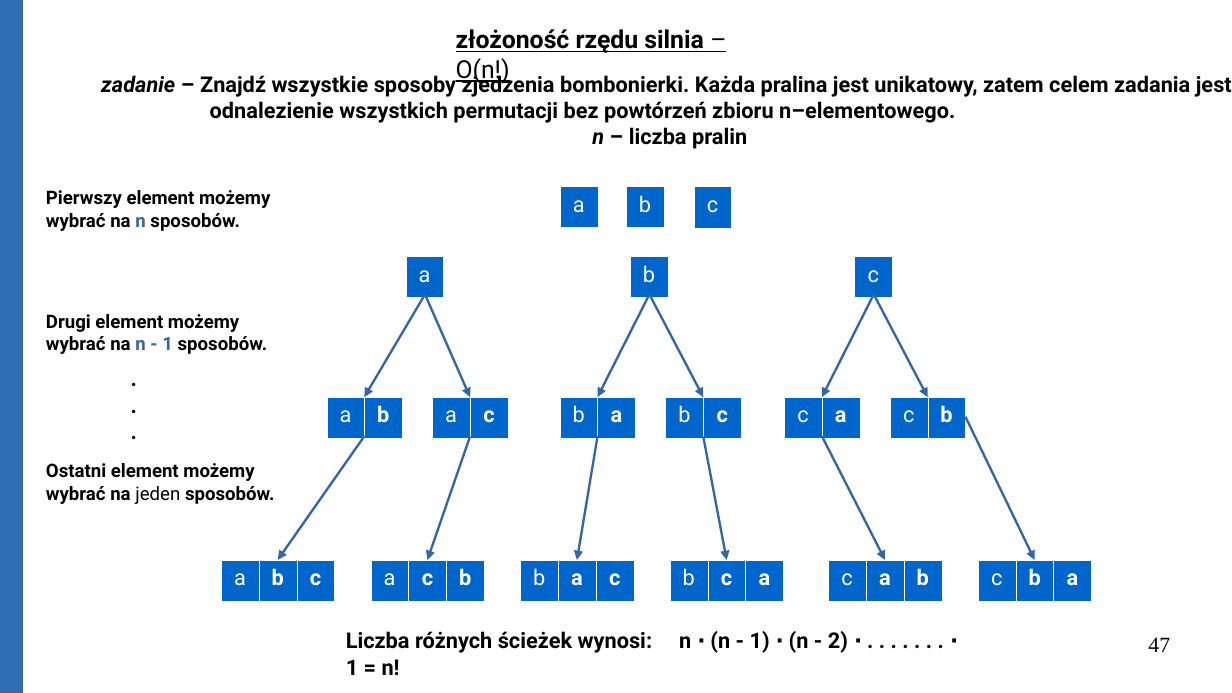
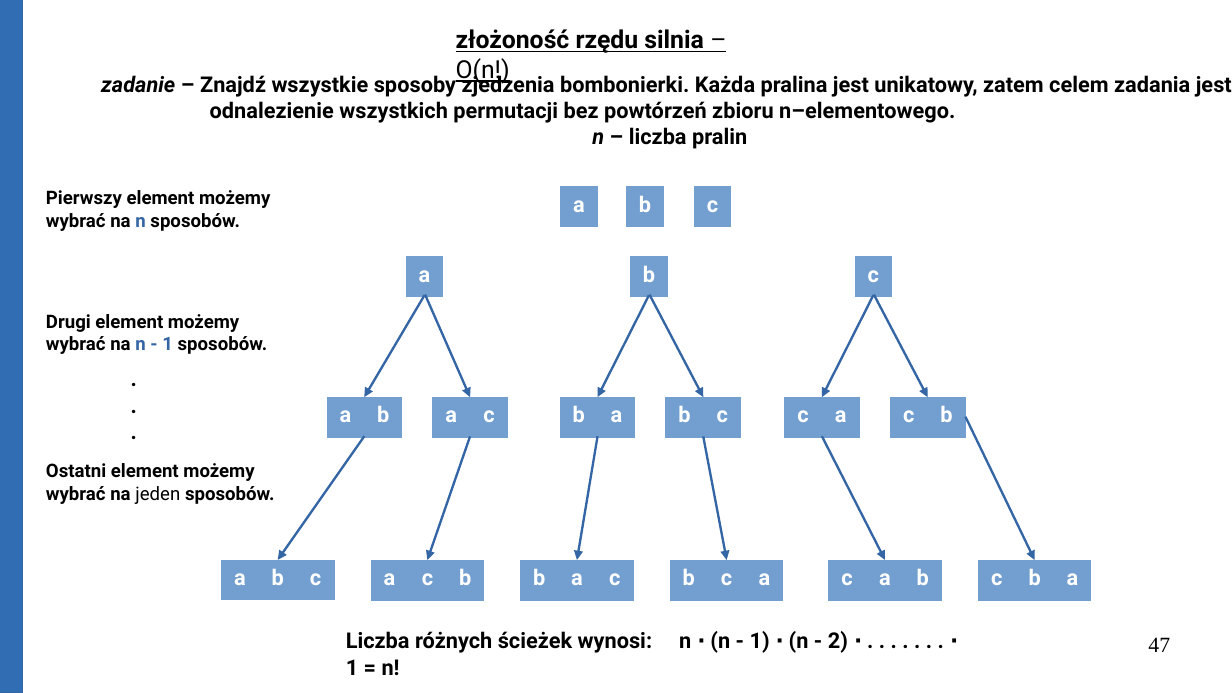
Before and after one commit to Michael-Wisniewski/algorithmic-workshop, a slide deck: slide 47 of gotowa.odp. Drawn at 1232x693 pixels with LibreOffice and Linux fonts; fonts in the diff are those of the drawing. Boxes give left, top, right and bottom in pixels: in the first picture for what was removed or moved away, otherwise in the second. Text is boxed around its words. In the diff, an @@ line names an element or a change of style, - is before the commit and + after.

```diff
--- a/gotowa.odp
+++ b/gotowa.odp
@@ table at box(560, 187, 598, 226) @@
@@ fill #0066CC to #729FCF in row 1, column 1 @@
@@ bold on @@
@@ borders changed @@
@@ table at box(626, 187, 664, 226) @@
@@ fill #0066CC to #729FCF in row 1, column 1 @@
@@ bold on @@
@@ borders changed @@
@@ table at box(694, 187, 732, 227) @@
@@ fill #0066CC to #729FCF in row 1, column 1 @@
@@ bold on @@
@@ borders changed @@
@@ table at box(406, 256, 444, 295) @@
@@ fill #0066CC to #729FCF in row 1, column 1 @@
@@ bold on @@
@@ borders changed @@
@@ table at box(631, 256, 669, 295) @@
@@ fill #0066CC to #729FCF in row 1, column 1 @@
@@ bold on @@
@@ borders changed @@
@@ table at box(855, 256, 893, 295) @@
@@ fill #0066CC to #729FCF in row 1, column 1 @@
@@ bold on @@
@@ borders changed @@
@@ table at box(326, 397, 402, 436) @@
@@ fill #0066CC to #729FCF in row 1 @@
@@ bold on in "a" @@
@@ borders changed @@
@@ table at box(433, 397, 509, 436) @@
@@ fill #0066CC to #729FCF in row 1 @@
@@ bold on in "a" @@
@@ borders changed @@
@@ table at box(560, 397, 636, 436) @@
@@ fill #0066CC to #729FCF in row 1 @@
@@ bold on in "b" @@
@@ borders changed @@
@@ table at box(665, 397, 741, 436) @@
@@ fill #0066CC to #729FCF in row 1 @@
@@ bold on in "b" @@
@@ borders changed @@
@@ table at box(785, 397, 861, 436) @@
@@ fill #0066CC to #729FCF in row 1 @@
@@ bold on in "c" @@
@@ borders changed @@
@@ table at box(890, 397, 966, 436) @@
@@ fill #0066CC to #729FCF in row 1 @@
@@ bold on in "c" @@
@@ borders changed @@
@@ table at box(221, 560, 335, 599) @@
@@ fill #0066CC to #729FCF in row 1 @@
@@ bold on in "a" @@
@@ borders changed @@
@@ table at box(371, 560, 485, 599) @@
@@ fill #0066CC to #729FCF in row 1 @@
@@ bold on in "a" @@
@@ borders changed @@
@@ table at box(521, 560, 635, 599) @@
@@ fill #0066CC to #729FCF in row 1 @@
@@ bold on in "b" @@
@@ borders changed @@
@@ table at box(670, 560, 784, 599) @@
@@ fill #0066CC to #729FCF in row 1 @@
@@ bold on in "b" @@
@@ borders changed @@
@@ table at box(828, 560, 942, 599) @@
@@ fill #0066CC to #729FCF in row 1 @@
@@ bold on in "c" @@
@@ borders changed @@
@@ table at box(978, 560, 1092, 599) @@
@@ fill #0066CC to #729FCF in row 1 @@
@@ bold on in "c" @@
@@ borders changed @@
```
Also in this commit, not shown: 12 other slides changed, 1 slide added, 1 other file.
